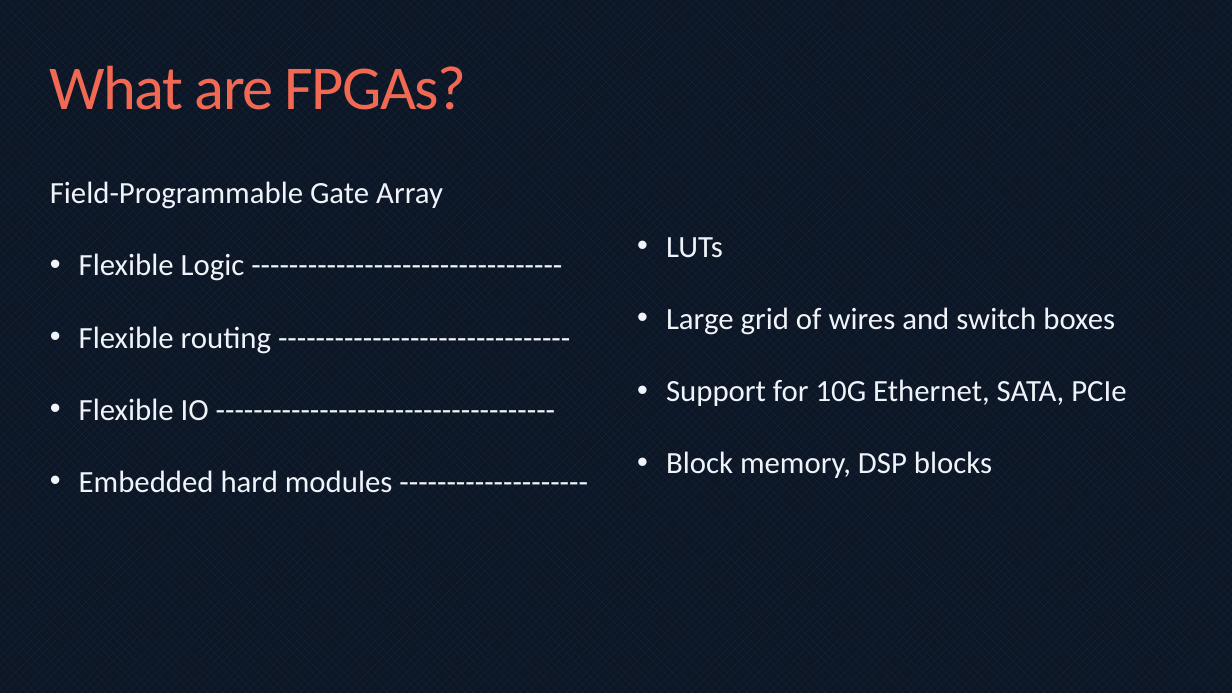
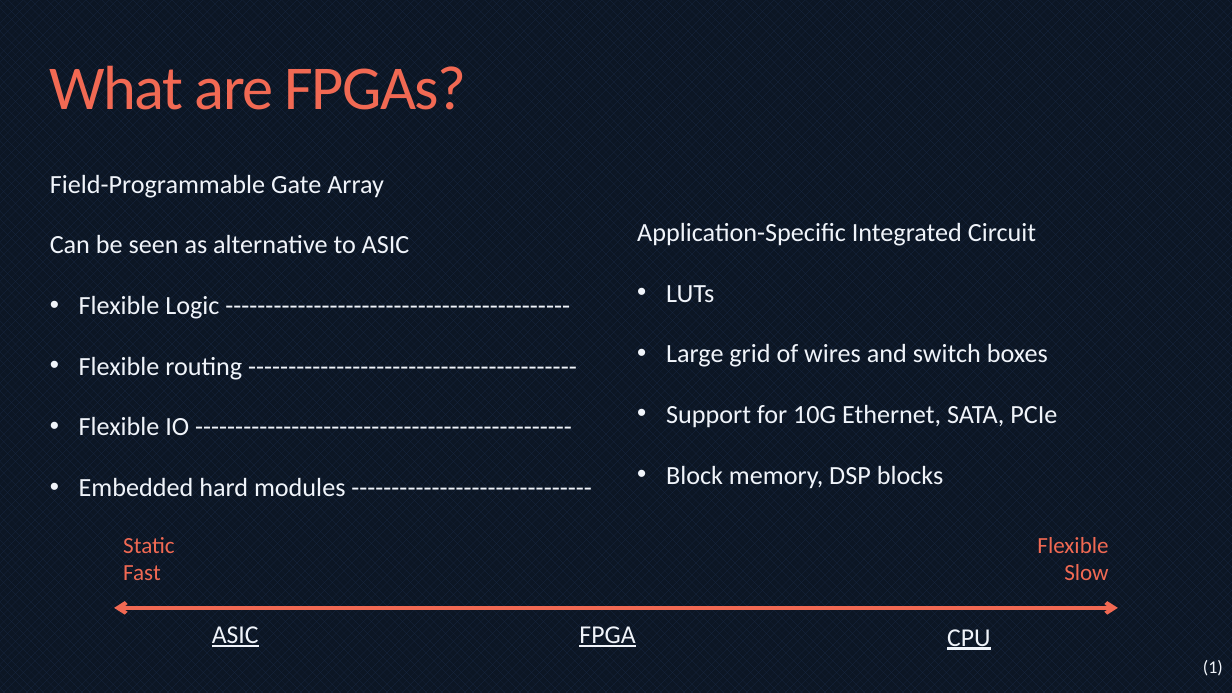
Before and after one commit to bmaximuml/CS351-Reports, a slide deck: slide 2 of Presentation/Network Switch Design on FPGAs.pptx. Drawn at 1232x693 pixels with LibreOffice and Linux fonts; fonts in the diff are those of the drawing. Boxes give left, top, right and bottom in pixels: in the first picture for what was removed or moved away, otherwise in the second. Text is boxed around its words. In the diff, an @@ line names an element or a change of style, - is before the commit and + after.

```diff
--- a/Presentation/Network Switch Design on FPGAs.pptx
+++ b/Presentation/Network Switch Design on FPGAs.pptx
@@ text at [50,174,384,198]: size 24 to 20.4 pt in "Field-Programmable Gate Array"; line spacing 1.5 to 1.4 @@
@@ text at [50,235,410,497]: text changed; size 24 to 20.4 pt @@
-• Flexible Logic ---------------------------------
-• Flexible routing -------------------------------
-• Flexible IO ------------------------------------
-• Embedded hard modules --------------------
+Can be seen as alternative to ASIC
+• Flexible Logic -------------------------------------------
+• Flexible routing -----------------------------------------
+• Flexible IO -----------------------------------------------
+• Embedded hard modules ------------------------------
@@ text at [637,222,1036,246]: paragraph added @@
+Application-Specific Integrated Circuit
@@ text at [666,285,1057,489]: size 24 to 20.4 pt in "LUTs", "Large grid of wires and switch boxes", "Support for 10G Ethernet, SATA, PCIe", "Block memory, DSP blocks"; line spacing 1.5 to 1.4 @@
@@ text added at [123,537,174,553], 18 pt, text #F16953 @@
+Static
@@ text added at [1037,537,1108,553], 18 pt, text #F16953 @@
+Flexible
@@ text added at [123,565,161,580], 18 pt, text #F16953 @@
+Fast
@@ text added at [1064,564,1108,580], 18 pt, text #F16953 @@
+Slow
@@ double arrow added from (115, 608) to (1118, 608), #F16953 3 pt @@
@@ text added at [212,626,259,647], 20 pt, text #F0F4FA, underline @@
+ASIC
@@ text added at [579,626,635,647], 20 pt, text #F0F4FA, underline @@
+FPGA
@@ text added at [947,629,990,650], 20 pt, text #F0F4FA, underline @@
+CPU
@@ text added at [1203,660,1223,676], 14 pt, text #F0F4FA @@
+(1)
```
Also in this commit, not shown: 9 other slides changed, 3 slides added, 1 slide removed, 1 other file.
